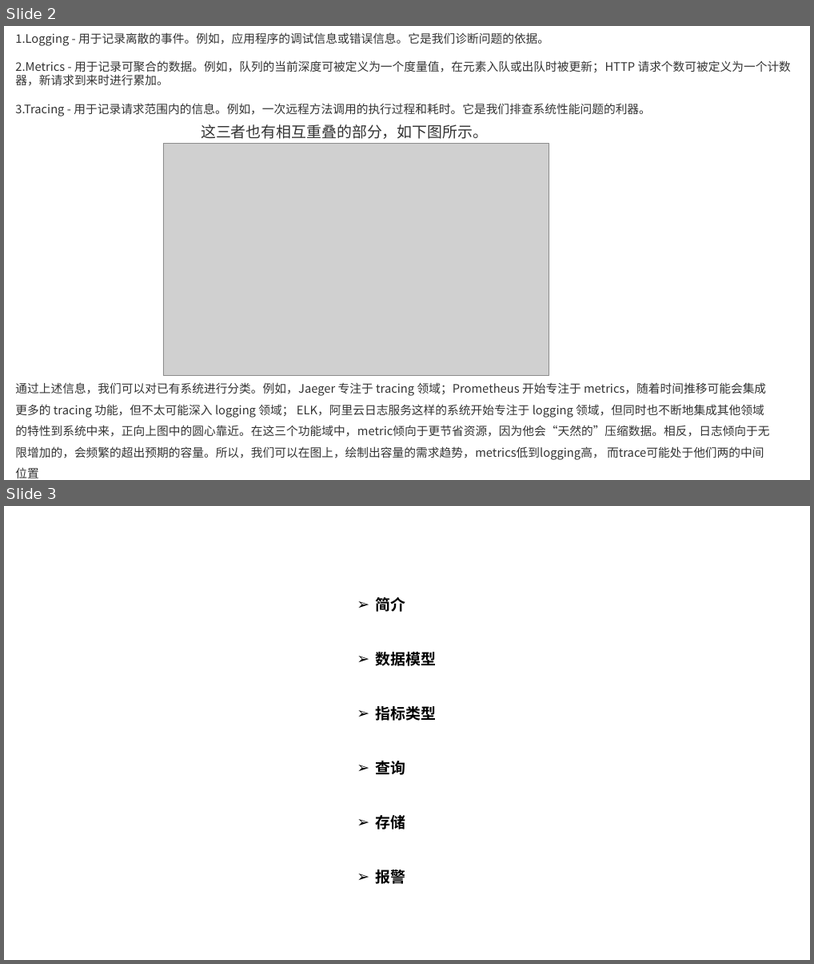
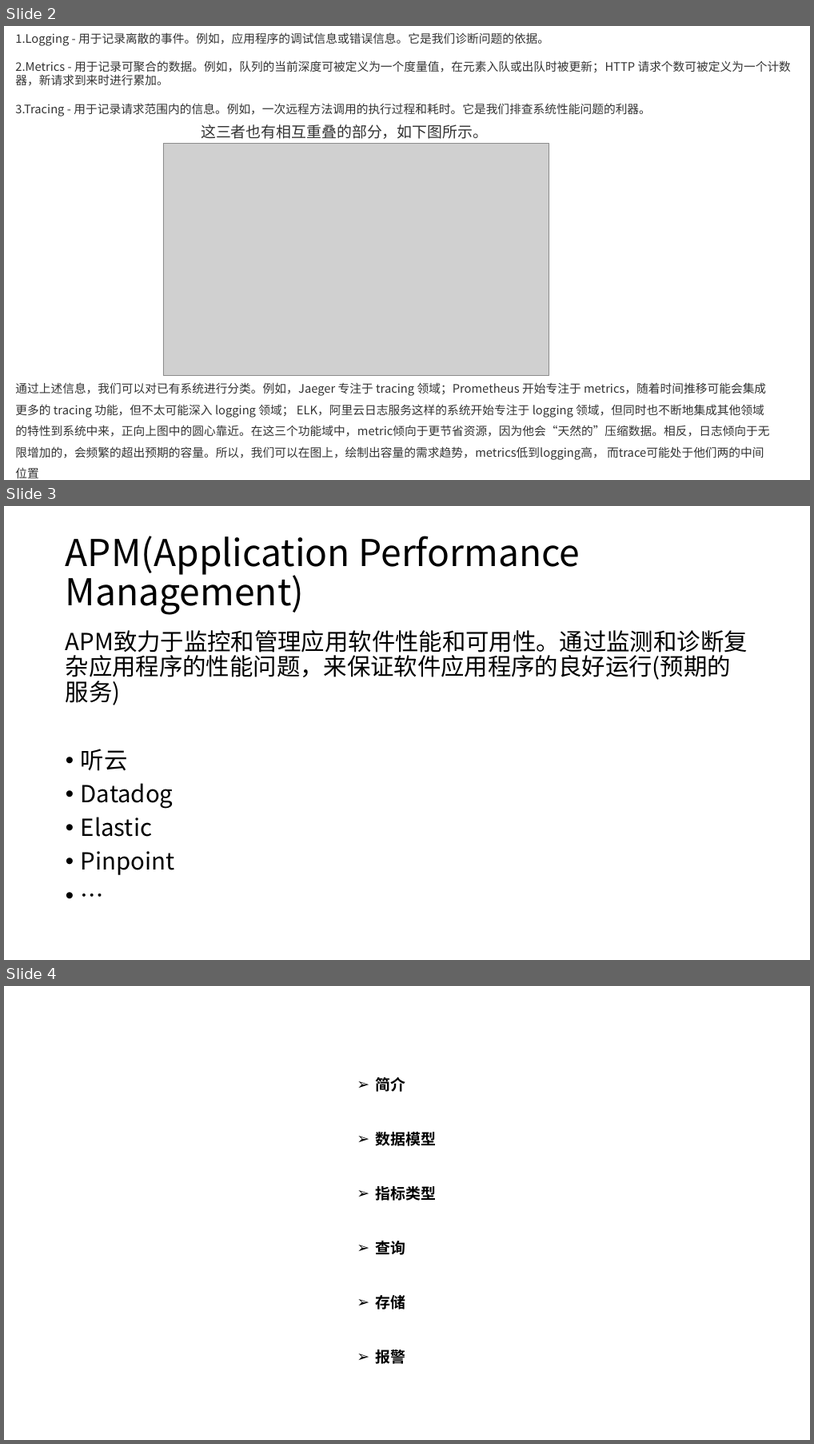
Before and after one commit to kingreatwill/open, a slide deck: files/Prometheus.pptx. Shown one above the other, each under a label of ours: slides 2 and 3 before the commit, slides 2, 3 and 4 after it. The pictures are 814x964 and 814x1444 pixels, drawn with LibreOffice and Linux fonts; fonts in the diff are those of the drawing; grey boxes stand for pictures. Boxes give left, top, right and bottom in pixels: in the first picture for what was removed or moved away, otherwise in the second. Text is boxed around its words. In the diff, an @@ line names an element or a change of style, - is before the commit and + after.

```diff
--- a/files/Prometheus.pptx
+++ b/files/Prometheus.pptx
@@ slide 3 added at <box>4,506,810,960</box>, background #FFFFFF @@
@@ title added at <box>66,536,580,615</box>, 44 pt, text #000000 @@
+APM(Application Performance Management)
@@ text added at <box>66,630,748,875</box>, 28 pt, text #000000 @@
+APM致力于监控和管理应用软件性能和可用性。通过监测和诊断复杂应用程序的性能问题，来保证软件应用程序的良好运行(预期的服务)
+• 听云
+• Datadog
+• Elastic
+• Pinpoint
+• …
@@ what was slide 3 is now slide 4 @@
```
Also in this commit, not shown: 1 slide changed, 32 other files.
